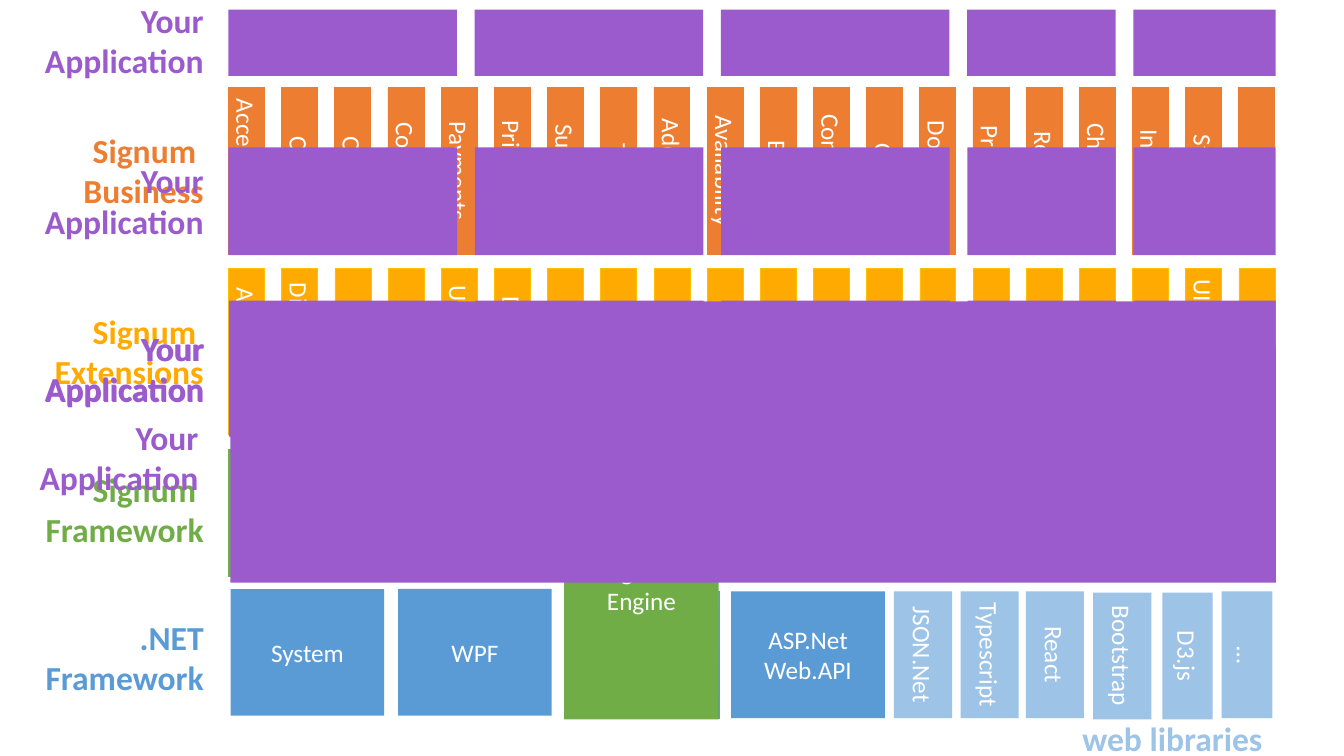
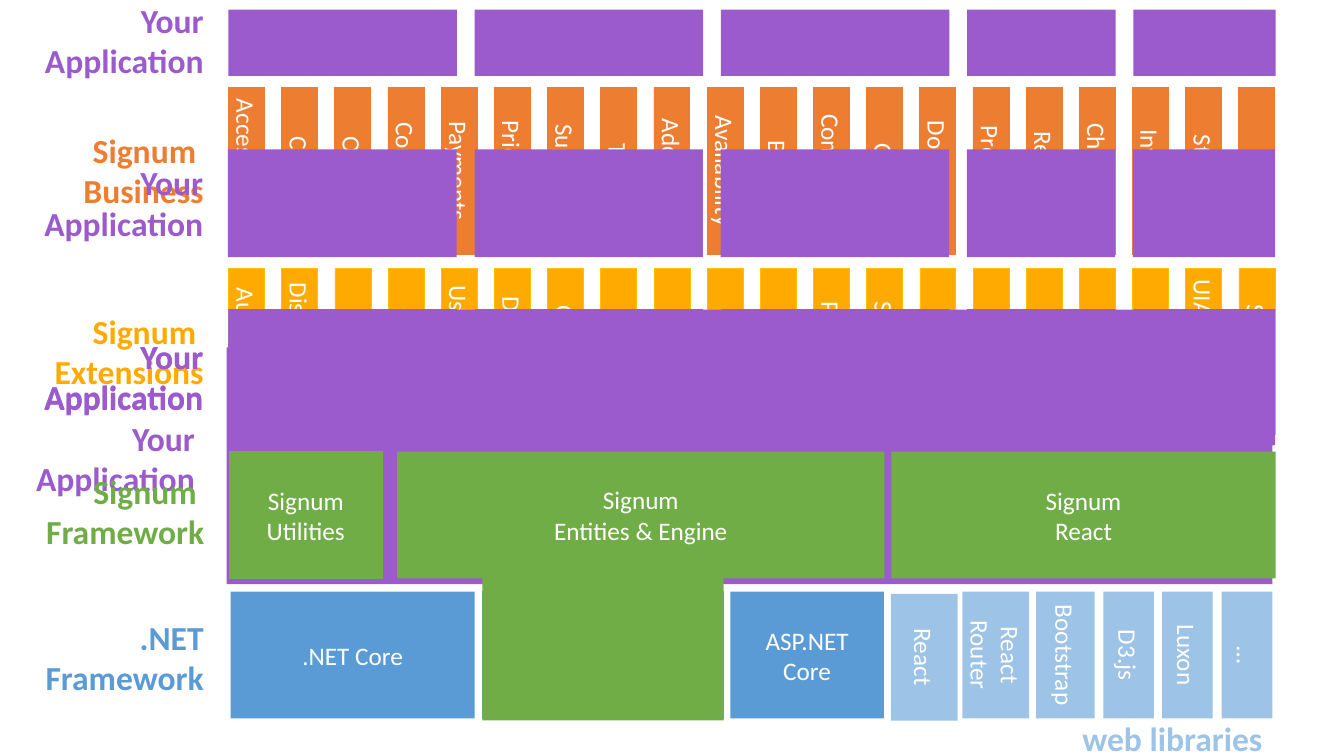
Before and after one commit to signumsoftware/docs, a slide deck: slide 7 of Signum Framework Introduction.pptx. Drawn at 1344x756 pixels with LibreOffice and Linux fonts; fonts in the diff are those of the drawing. Boxes give left, top, right and bottom in pixels: in the first picture for what was removed or moved away, otherwise in the second. Text is boxed around its words. In the diff, an @@ line names an element or a change of style, - is before the commit and + after.

```diff
--- a/Signum Framework Introduction.pptx
+++ b/Signum Framework Introduction.pptx
@@ text in rectangle at [336, 308, 367, 396]: text added @@
+Isolation
@@ text in rectangle at [549, 305, 580, 398]: text added @@
+Omnibox
@@ text in rectangle at [815, 302, 846, 402]: text added @@
+Processes
@@ text in rectangle at [868, 301, 899, 403]: text added @@
+Scheduler
@@ 6 rectangles, 2 texts: place and size @@
-6 rectangles, 2 texts at [0, 300, 1276, 438]
+6 rectangles, 2 texts at [0, 310, 1275, 446]
@@ text in rectangle at [1240, 304, 1271, 399]: text added @@
+Selenium
@@ text "Your Application": place and size @@
-text "Your Application" at [40, 428, 199, 499]
+text "Your Application" at [36, 429, 195, 500]
@@ rectangle "Signum Entities & Engine": place and size @@
-rectangle "Signum Entities & Engine" at [565, 451, 719, 719]
+rectangle "Signum Entities & Engine" at [397, 452, 884, 579]
@@ rectangle "Signum React": place and size @@
-rectangle "Signum React" at [902, 450, 1275, 577]
+rectangle "Signum React" at [891, 452, 1275, 579]
@@ text in rectangle at [267, 492, 345, 540]: text added @@
+Signum
+Utilities
@@ text in rectangle at [554, 491, 727, 545]: text changed @@
-Signum
-Engine
+Signum
+Entities & Engine
@@ text in rectangle at [1046, 492, 1122, 540]: text added @@
+Signum
+React
@@ rectangle added at [483, 532, 724, 720], fill #70AD47 @@
@@ rectangle ".NET Core": place and size @@
-rectangle ".NET Core" at [231, 589, 384, 716]
+rectangle ".NET Core" at [231, 592, 475, 719]
@@ rectangle removed at [398, 589, 552, 716] @@
-WPF
@@ rectangle: place and size @@
-rectangle at [566, 592, 719, 719]
+rectangle at [482, 592, 723, 719]
@@ rectangle "React": place and size @@
-rectangle "React" at [1026, 592, 1085, 719]
+rectangle "React" at [891, 594, 958, 721]
@@ rectangle removed at [894, 592, 953, 719] @@
-JSON.Net
@@ rectangle removed at [961, 592, 1019, 719] @@
-Typescript
@@ rectangle added at [963, 592, 1029, 719], fill #9DC3E6, 18 pt, text #FFFFFF @@
+React Router
@@ rectangle "Bootstrap": place and size @@
-rectangle "Bootstrap" at [1094, 593, 1152, 720]
+rectangle "Bootstrap" at [1036, 592, 1095, 719]
@@ rectangle "D3.js": place and size @@
-rectangle "D3.js" at [1163, 593, 1213, 720]
+rectangle "D3.js" at [1104, 592, 1154, 719]
@@ rectangle added at [1163, 592, 1213, 719], fill #9DC3E6, 18 pt, text #FFFFFF @@
+Luxon
@@ text in rectangle at [302, 648, 403, 665]: text changed @@
-System
+.NET Core
@@ text in rectangle at [766, 633, 849, 680]: text changed @@
-ASP.Net Web.API
+ASP.NET Core
```
Also in this commit, not shown: 2 other slides changed, 9 other files.
